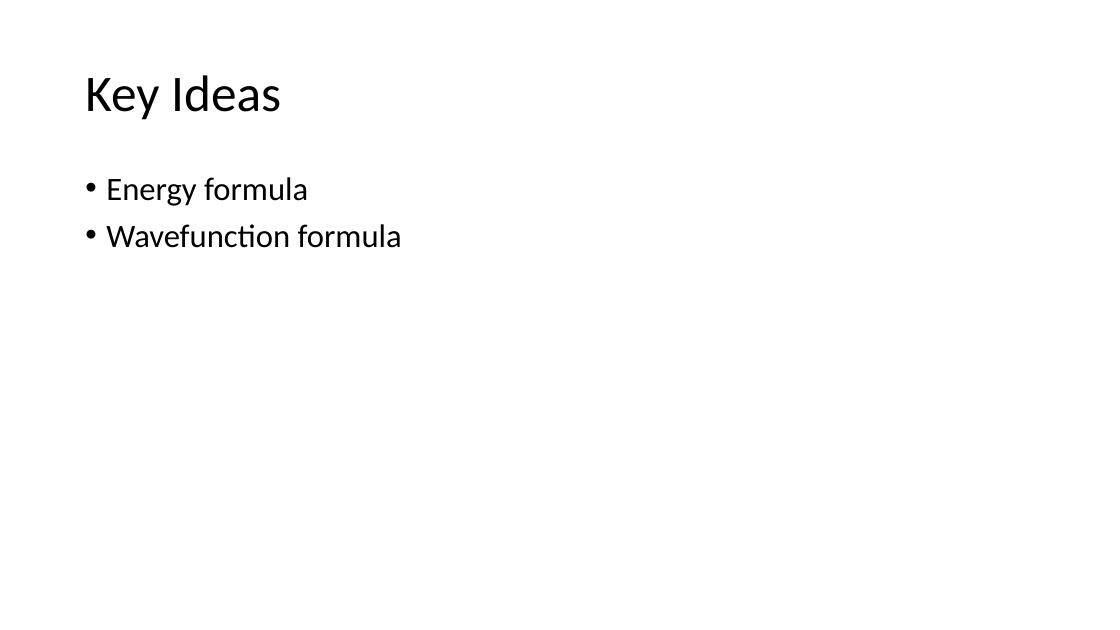
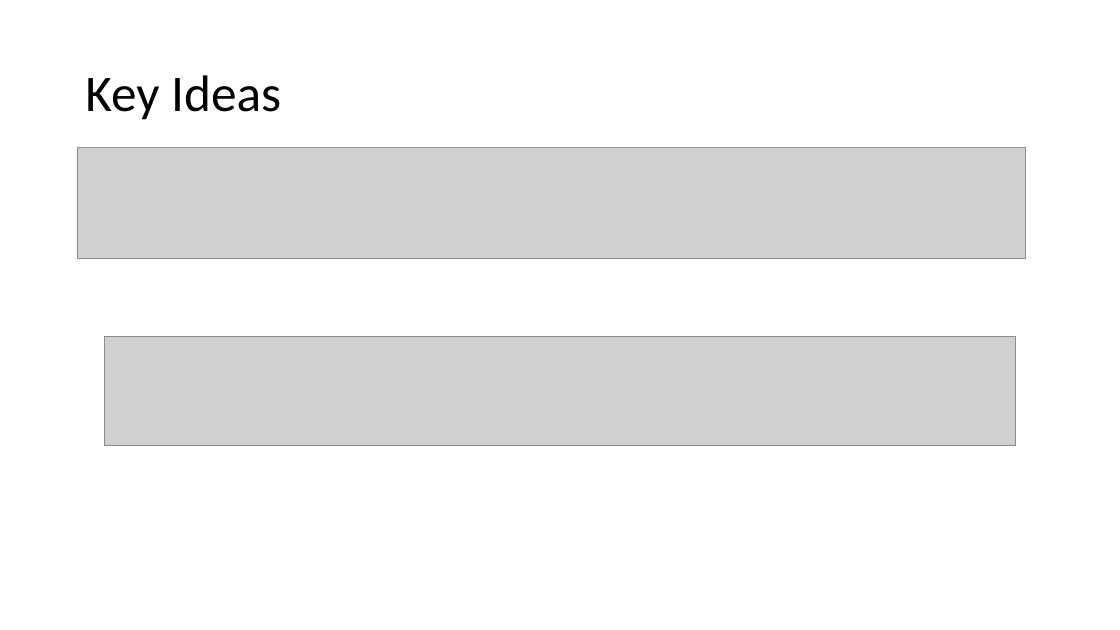
Before and after one commit to louisemccann/final_project, a slide deck: slide 7 of fyp_presentation.pptx (slide 8 before the commit). Drawn at 1120x630 pixels with LibreOffice and Linux fonts; fonts in the diff are those of the drawing; grey boxes stand for pictures. Boxes give left, top, right and bottom in pixels: in the first picture for what was removed or moved away, otherwise in the second. Text is boxed around its words. In the diff, an @@ line names an element or a change of style, - is before the commit and + after.

```diff
--- a/fyp_presentation.pptx
+++ b/fyp_presentation.pptx
@@ picture added at [77, 147, 1026, 258] @@
@@ text removed at [106, 177, 402, 248] @@
-• Energy formula
-• Wavefunction formula
@@ picture added at [104, 336, 1016, 445] @@
```
Also in this commit, not shown: 3 other slides changed, 4 slides added, 5 slides removed.
